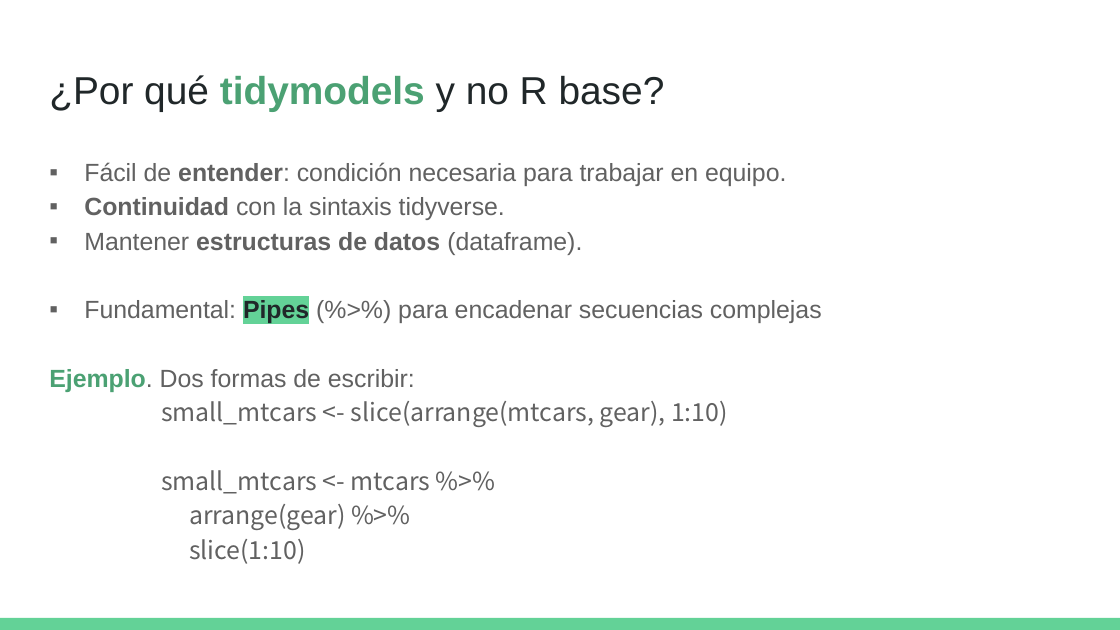
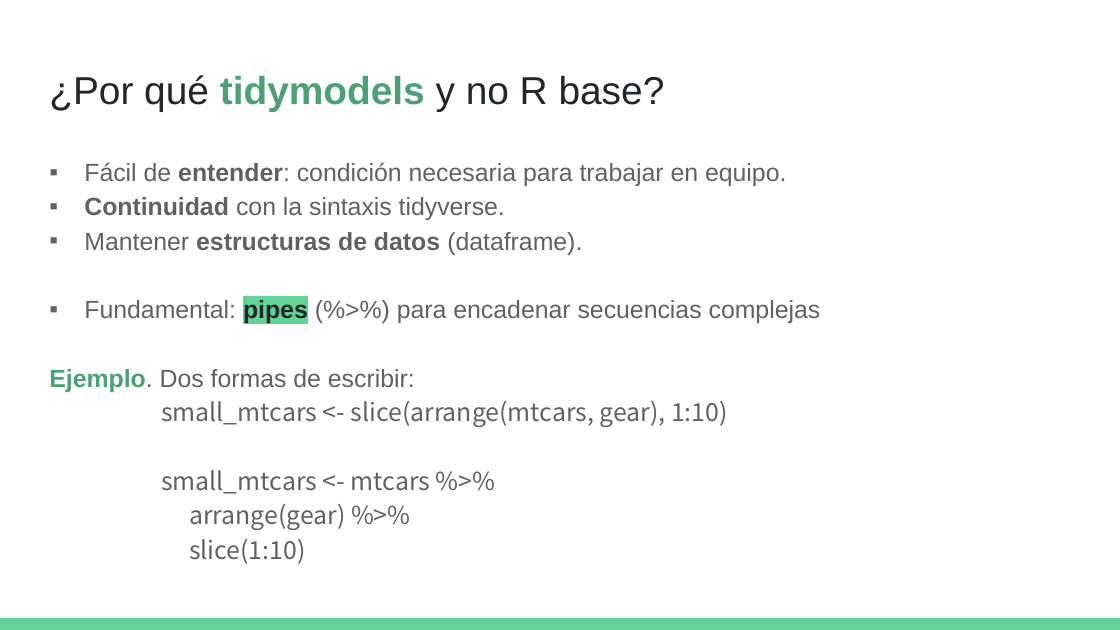
Before and after one commit to DCSCyHD/2023_modulo_3, a slide deck: slide 47 of clase1/teorica_1.pptx. Drawn at 1120x630 pixels with LibreOffice and Linux fonts; fonts in the diff are those of the drawing. Boxes give left, top, right and bottom in pixels: in the first picture for what was removed or moved away, otherwise in the second. Text is boxed around its words. In the diff, an @@ line names an element or a change of style, - is before the commit and + after.

```diff
--- a/clase1/teorica_1.pptx
+++ b/clase1/teorica_1.pptx
@@ text at [84, 300, 821, 323]: text changed @@
-▪ Fundamental: Pipes (%>%) para encadenar secuencias complejas
+▪ Fundamental: pipes (%>%) para encadenar secuencias complejas
```
Also in this commit, not shown: 3 other slides changed.
